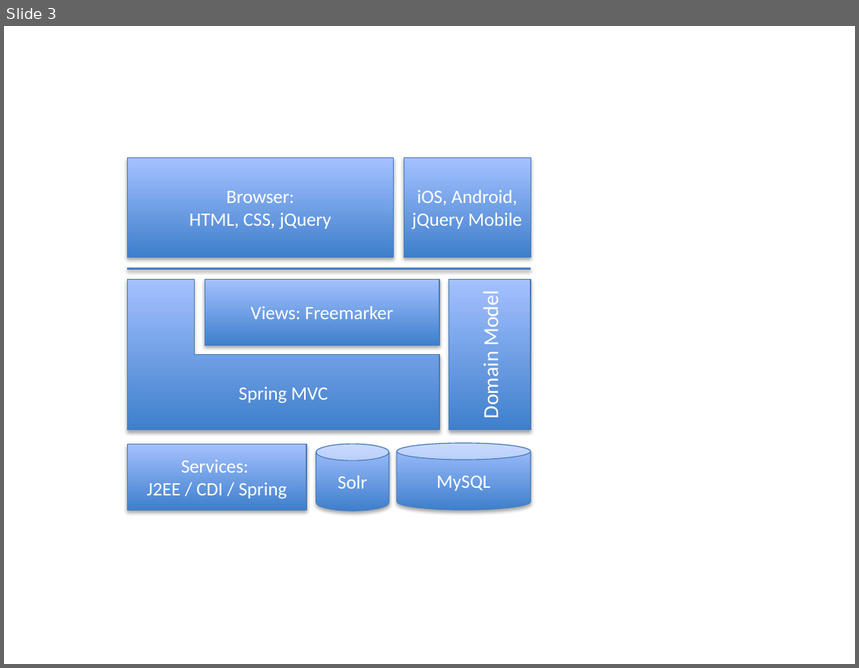
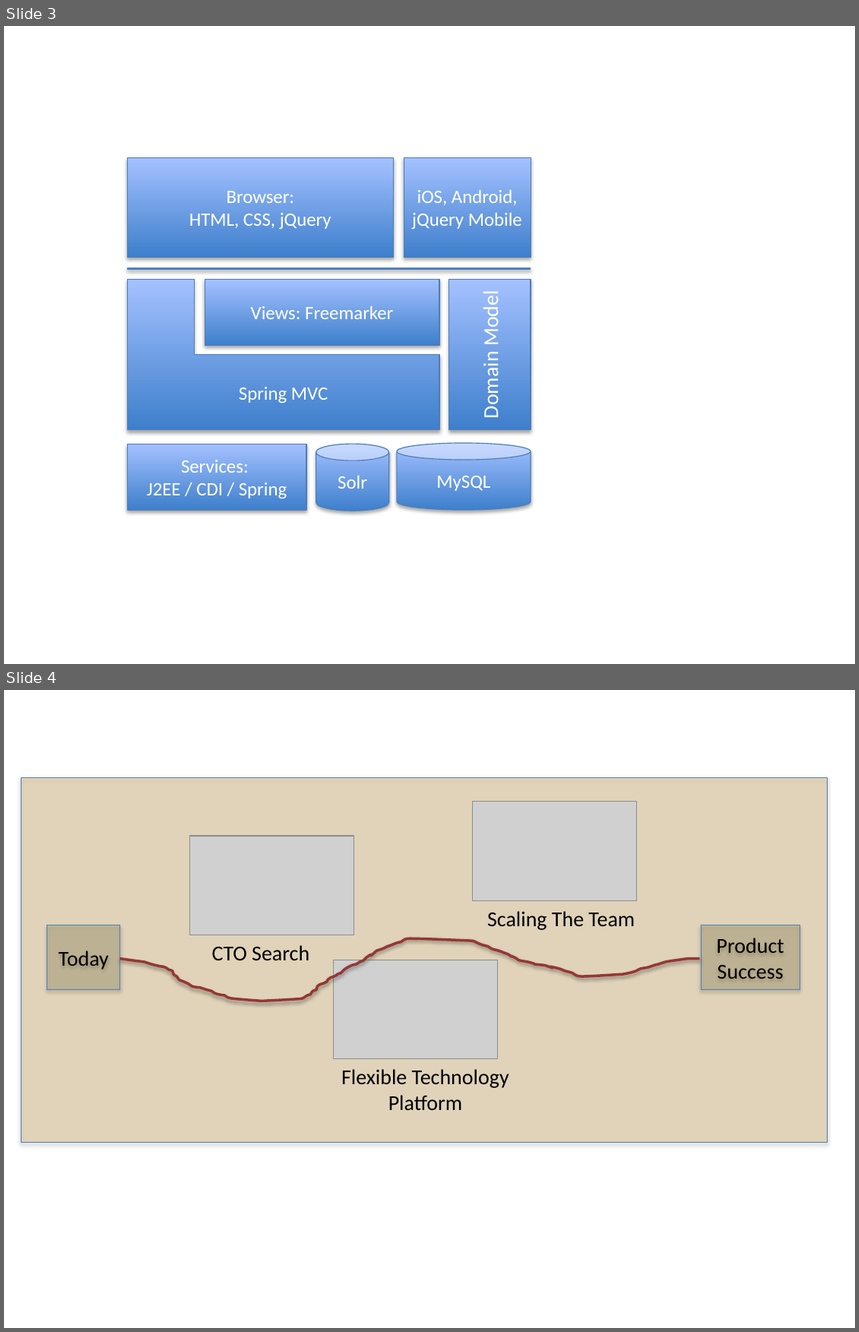
Before and after one commit to scandilabs/scandilabs.com, a slide deck: SL_website_components.pptx. Shown one above the other, each under a label of ours: slide 3 before the commit, slides 3 and 4 after it. The pictures are 859x668 and 859x1332 pixels, drawn with LibreOffice and Linux fonts; fonts in the diff are those of the drawing; grey boxes stand for pictures. Boxes give left, top, right and bottom in pixels: in the first picture for what was removed or moved away, otherwise in the second. Text is boxed around its words. In the diff, an @@ line names an element or a change of style, - is before the commit and + after.

Commit message:
Added HP map

```diff
--- a/SL_website_components.pptx
+++ b/SL_website_components.pptx
@@ slide 4 added at <box>4,690,855,1328</box>, background #FFFFFF @@
@@ rectangle added at <box>21,777,827,1143</box>, fill #CC9933 at 26% opacity, outline #4B7EBC 0.75 pt @@
@@ picture added at <box>472,802,636,901</box> @@
@@ picture added at <box>189,836,354,935</box> @@
@@ text added at <box>487,911,635,930</box>, 18 pt, text #000000 @@
+Scaling The Team
@@ rectangle added at <box>47,926,120,990</box>, fill #948A54 at 26% opacity, outline #4B7EBC 0.75 pt, 18 pt, text #000000 @@
+Today
@@ freeform shape added at <box>120,939,699,1001</box>, outline #953735 2.25 pt @@
@@ rectangle added at <box>701,926,800,990</box>, fill #948A54 at 26% opacity, outline #4B7EBC 0.75 pt, 18 pt, text #000000 @@
+Product
+Success
@@ text added at <box>212,945,310,961</box>, 18 pt, text #000000 @@
+CTO Search
@@ picture added at <box>333,960,498,1059</box> @@
@@ text added at <box>341,1069,509,1110</box>, 18 pt, text #000000 @@
+Flexible Technology
+Platform
```
